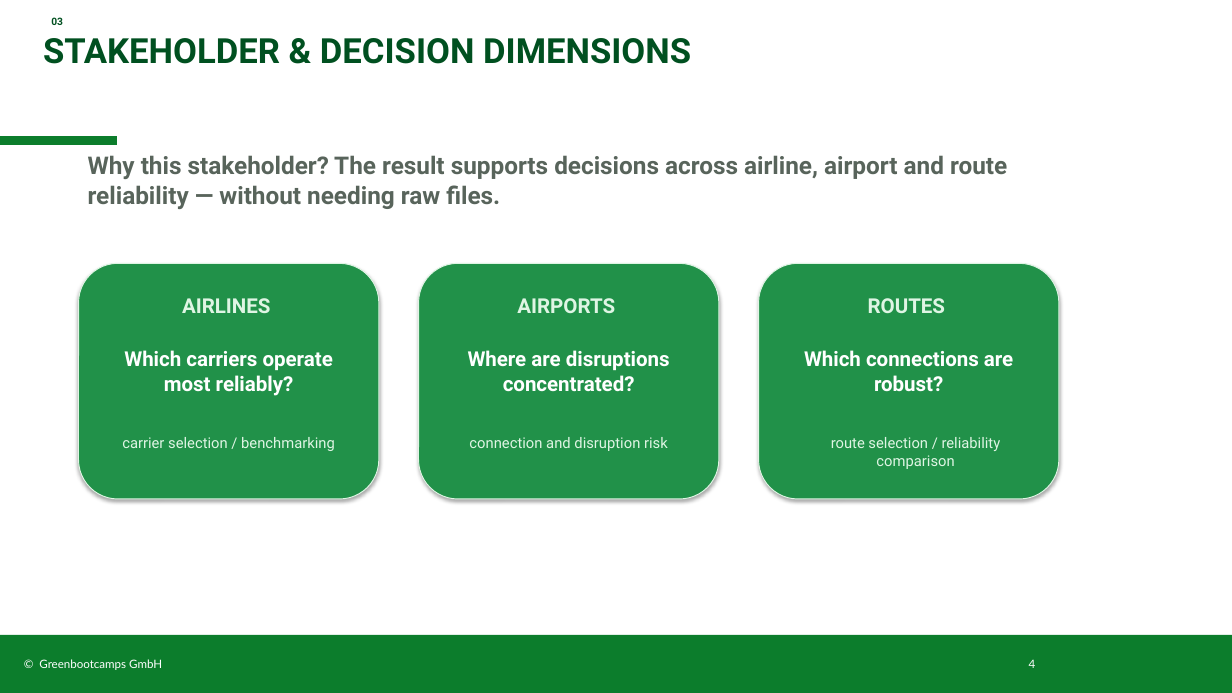
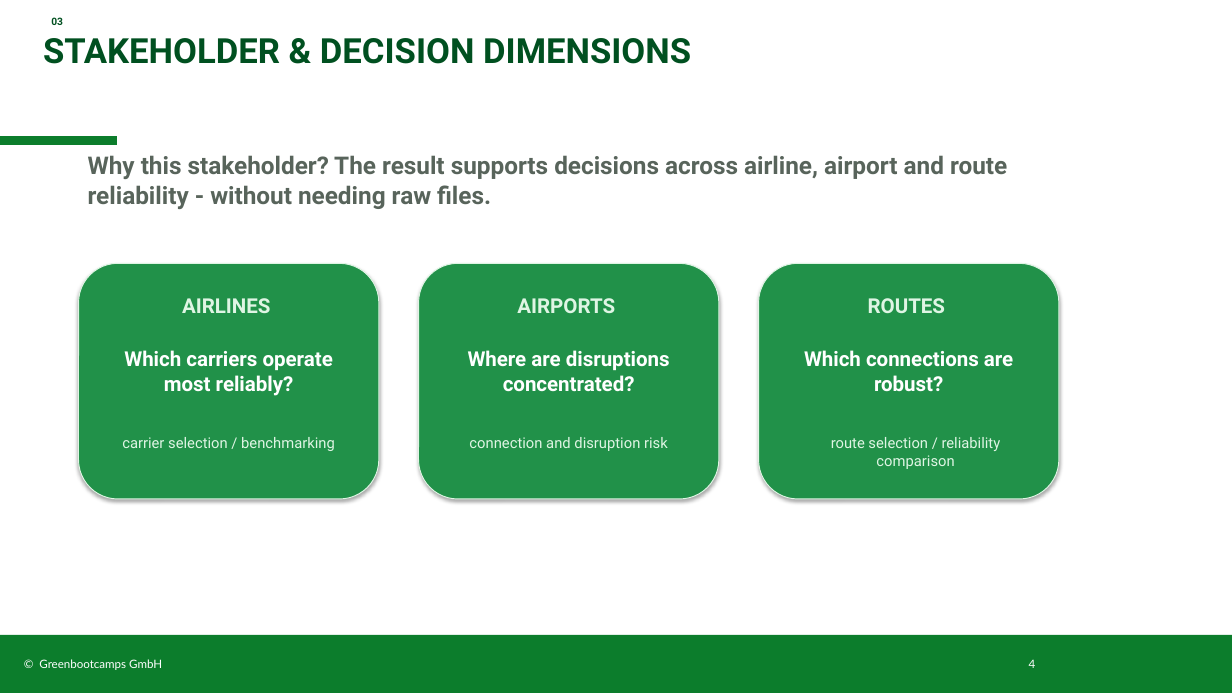
Before and after one commit to Peter-SQL/airline-operations-pipeline, a slide deck: slide 4 of docs/Airline_Reliability_PB.pptx. Drawn at 1232x693 pixels with LibreOffice and Linux fonts; fonts in the diff are those of the drawing; background and template pictures are left out. Boxes give left, top, right and bottom in pixels: in the first picture for what was removed or moved away, otherwise in the second. Text is boxed around its words. In the diff, an @@ line names an element or a change of style, - is before the commit and + after.

```diff
--- a/docs/Airline_Reliability_PB.pptx
+++ b/docs/Airline_Reliability_PB.pptx
@@ text at (x1=88, y1=155, x2=1007, y2=209): text changed @@
-Why this stakeholder? The result supports decisions across airline, airport and route reliability — without needing raw files.
+Why this stakeholder? The result supports decisions across airline, airport and route reliability - without needing raw files.
```
Also in this commit, not shown: 9 other slides changed.
